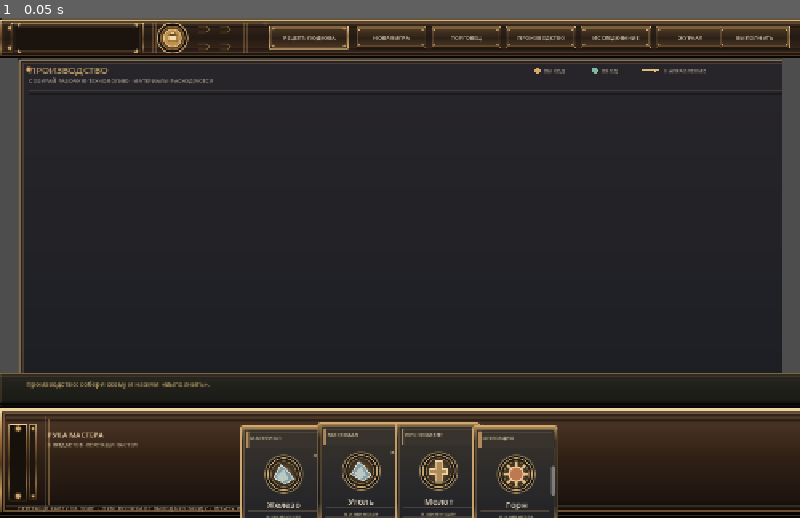
Above: before the commit, frame 1.
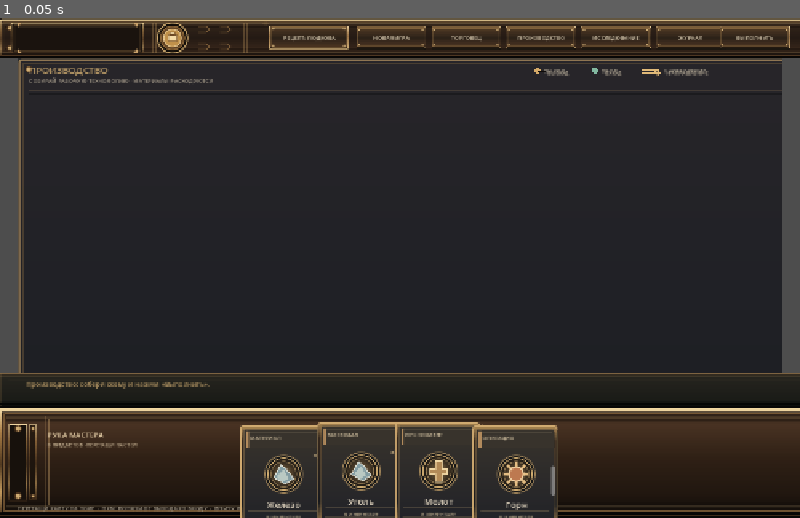
Above: after the commit, the same moment.

Repository: Blyaprint/new-1-bit-kuznya
Game: Godot game, scene res://scenes/board_prototype.tscn
Two runs of this game, one before a commit and one after it. Both use one fixed random seed, a clock stepped at 60 frames per second and the inputs below.
Inputs:
- Up to frame 1 (0.05 s): no input

The runs differ from the first frame. In frame 1, less than 0.1% of the frame differs, in the area x 67-89%, y 10-12%.

Commit message:
Place graph legend icons and labels as scene nodes

Diff:
--- a/scenes/board_prototype.tscn
+++ b/scenes/board_prototype.tscn
@@ -9,6 +9,7 @@
 [ext_resource type="Texture2D" path="res://assets/ui/status_strip.svg" id="7"]
 [ext_resource type="PackedScene" path="res://scenes/ui/modal_layer.tscn" id="8"]
 [ext_resource type="PackedScene" path="res://scenes/ui/link_view.tscn" id="9"]
+[ext_resource type="Texture2D" path="res://assets/ui/legend_direction.svg" id="10"]
 
 [node name="BoardPrototype" type="Control"]
 layout_mode = 3
@@ -227,3 +228,75 @@
 width = 4.0
 default_color = Color(0.84, 0.67, 0.41, 1)
 antialiased = true
+
+[node name="GraphLegend" type="Control" parent="."]
+anchor_left = 1.0
+anchor_right = 1.0
+offset_left = -420.0
+offset_top = 76.0
+offset_right = -28.0
+offset_bottom = 104.0
+mouse_filter = 2
+
+[node name="OutputIcon" type="TextureRect" parent="GraphLegend"]
+offset_left = 0.0
+offset_top = 4.0
+offset_right = 12.0
+offset_bottom = 16.0
+texture = ExtResource("4")
+expand_mode = 1
+stretch_mode = 5
+mouse_filter = 2
+
+[node name="OutputLabel" type="Label" parent="GraphLegend"]
+offset_left = 16.0
+offset_top = 0.0
+offset_right = 76.0
+offset_bottom = 24.0
+theme_override_colors/font_color = Color(0.67, 0.63, 0.56, 1)
+theme_override_font_sizes/font_size = 9
+text = "ВЫХОД"
+vertical_alignment = 1
+mouse_filter = 2
+
+[node name="InputIcon" type="TextureRect" parent="GraphLegend"]
+offset_left = 92.0
+offset_top = 4.0
+offset_right = 104.0
+offset_bottom = 16.0
+texture = ExtResource("3")
+expand_mode = 1
+stretch_mode = 5
+mouse_filter = 2
+
+[node name="InputLabel" type="Label" parent="GraphLegend"]
+offset_left = 108.0
+offset_top = 0.0
+offset_right = 160.0
+offset_bottom = 24.0
+theme_override_colors/font_color = Color(0.67, 0.63, 0.56, 1)
+theme_override_font_sizes/font_size = 9
+text = "ВХОД"
+vertical_alignment = 1
+mouse_filter = 2
+
+[node name="DirectionIcon" type="TextureRect" parent="GraphLegend"]
+offset_left = 166.0
+offset_top = 4.0
+offset_right = 202.0
+offset_bottom = 20.0
+texture = ExtResource("10")
+expand_mode = 1
+stretch_mode = 5
+mouse_filter = 2
+
+[node name="DirectionLabel" type="Label" parent="GraphLegend"]
+offset_left = 206.0
+offset_top = 0.0
+offset_right = 300.0
+offset_bottom = 24.0
+theme_override_colors/font_color = Color(0.67, 0.63, 0.56, 1)
+theme_override_font_sizes/font_size = 9
+text = "НАПРАВЛЕНИЕ"
+vertical_alignment = 1
+mouse_filter = 2
Not shown: 1 places in scenes/board_prototype.tscn that only renumber resources
